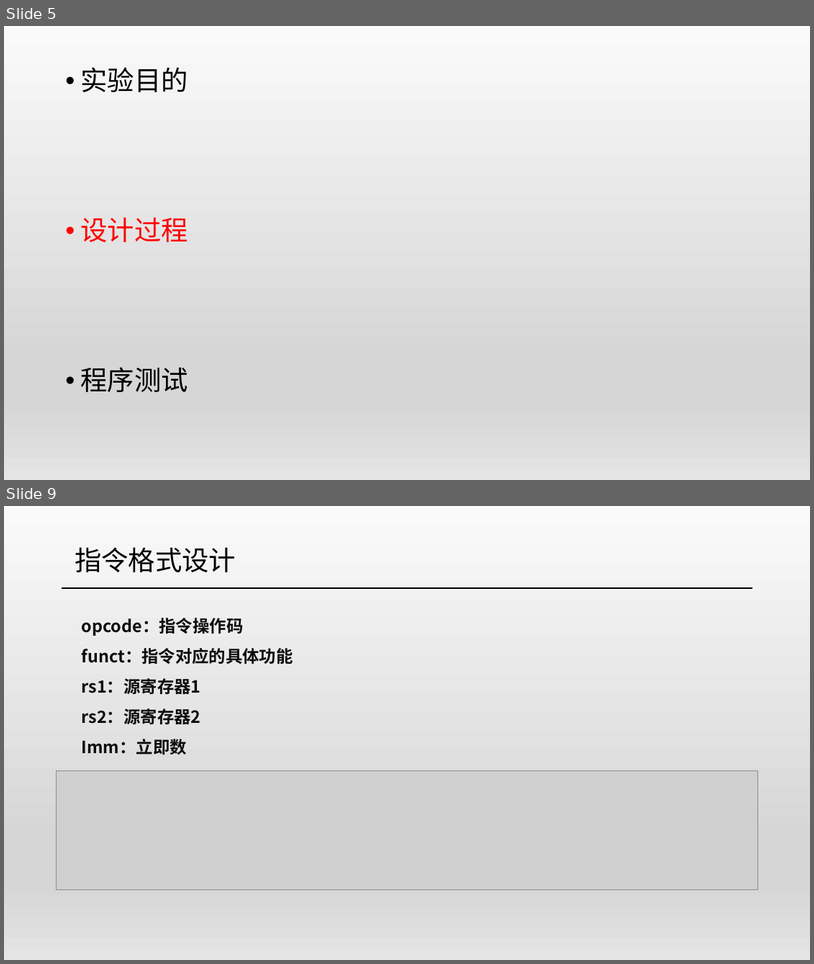
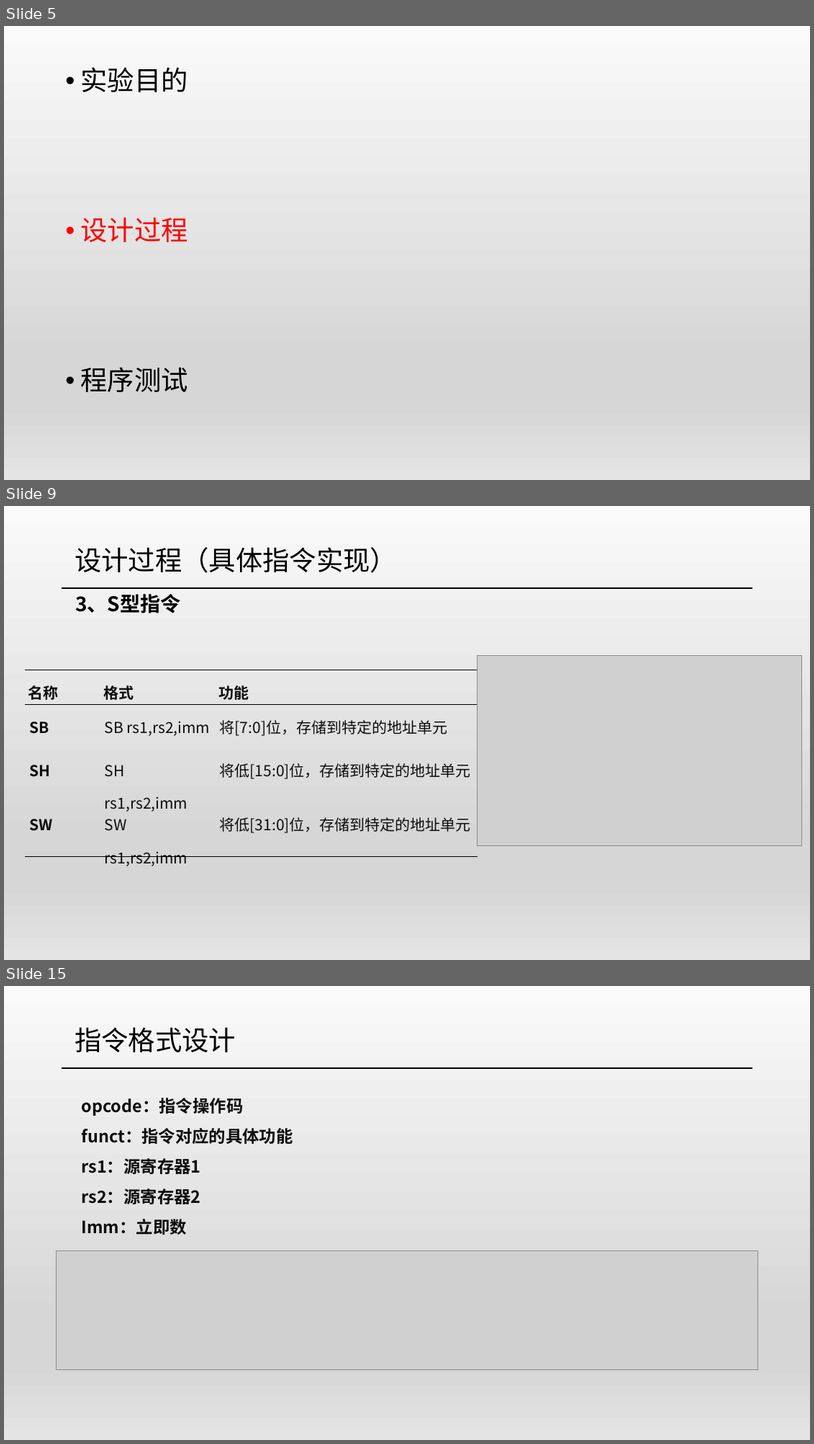
Before and after one commit to xht252/Cyber_RISC, a slide deck: ppt/硬件答辩.pptx. Shown one above the other, each under a label of ours: slides 5 and 9 before the commit, slides 5, 9 and 15 after it; the slides between them are not shown. The pictures are 814x964 and 814x1444 pixels, drawn with LibreOffice and Linux fonts; fonts in the diff are those of the drawing; grey boxes stand for pictures. Boxes give left, top, right and bottom in pixels: in the first picture for what was removed or moved away, otherwise in the second. Text is boxed around its words. In the diff, an @@ line names an element or a change of style, - is before the commit and + after.

```diff
--- a/ppt/硬件答辩.pptx
+++ b/ppt/硬件答辩.pptx
@@ slide 9 added at (4, 506, 810, 960), background gradient #FAFAFA to #D7D7D7 to #E4E4E4 @@
@@ text added at (75, 547, 397, 573), 32 pt, text #000000 @@
+设计过程（具体指令实现）
@@ line added from (62, 588) to (753, 588), #000000 1.5 pt @@
@@ text added at (75, 594, 180, 613), 24 pt, text #000000, bold @@
+3、S型指令
@@ picture added at (478, 656, 802, 846) @@
@@ table added at (25, 670, 478, 869), 4 rows, 3 columns @@
+名称 | 格式 | 功能
+SB | SB rs1,rs2,imm | 将[7:0]位，存储到特定的地址单元
+SH | SH rs1,rs2,imm | 将低[15:0]位，存储到特定的地址单元
+SW | SW rs1,rs2,imm | 将低[31:0]位，存储到特定的地址单元
@@ what was slide 9 is now slide 15 @@
```
Also in this commit, not shown: 2 slides changed, 6 other slides added, 1 slide removed.
